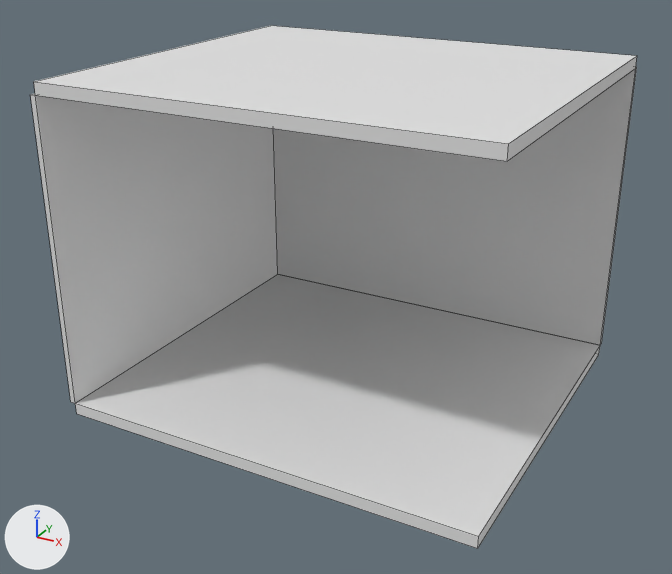
An edit to the Blender file Blender/CozyComputerRoom/cozycomputerroom.blend, drawn before and after from the same camera.
Before and after are seen from a camera (50 mm lens) standing at (3.4, -6.5, 4.05) and looking at (-0.16, -0.03, 0.82). Every picture has the same lights, and +X, +Y and +Z are marked at lower left. The picture after the commit comes second. Mesh edges are drawn as thin lines.

Objects in the first picture: 'Ceiling', 'Floor', 'WallBack', 'WallLeft'.
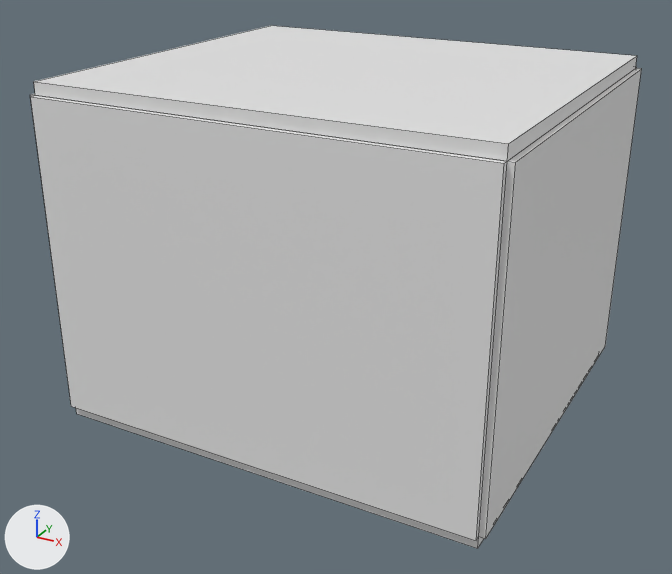
Boxes [x1, y1, x2, y2] around the edits, measured in the pictures (672 x 574 px):
'WallFront', added: after [30, 95, 507, 541]
'WallRight', added: after [479, 68, 642, 539]
'Floor', unchanged, covered by the edit: before [75, 274, 600, 548]; after [76, 408, 484, 548]
'WallBack', unchanged, covered by the edit: before [274, 67, 637, 345]
'WallLeft', unchanged, covered by the edit: before [30, 93, 278, 403]

Diff of the bpy script that builds the scene:
```diff
--- a/Blender/CozyComputerRoom/cozycomputerroom.blend.py
+++ b/Blender/CozyComputerRoom/cozycomputerroom.blend.py
@@ ob_wallfront @@
+ob_wallfront = bpy.data.objects.new('WallFront', me_wallleft_mesh.copy())  # the mesh of ob_wallleft
+ob_wallfront.location = (0.0, -1.625, 1.3)
+ob_wallfront.scale = (1.8, 0.025, 1.3)
@@ ob_wallright @@
+ob_wallright = bpy.data.objects.new('WallRight', me_wallleft_mesh.copy())  # the mesh of ob_wallleft
+ob_wallright.location = (1.825, 0.0, 1.3)
+ob_wallright.scale = (0.025, 1.6, 1.3)
```
